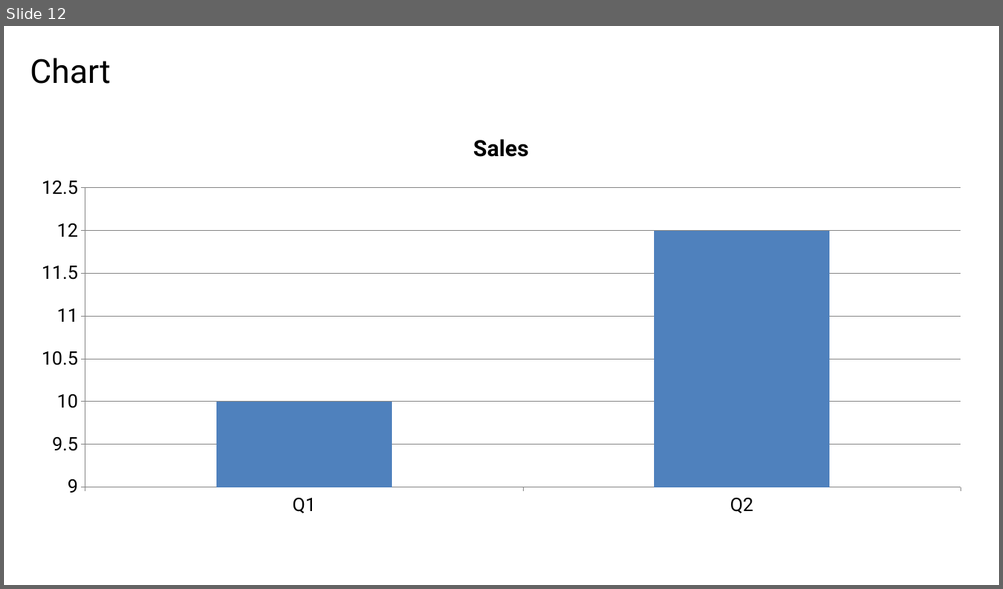
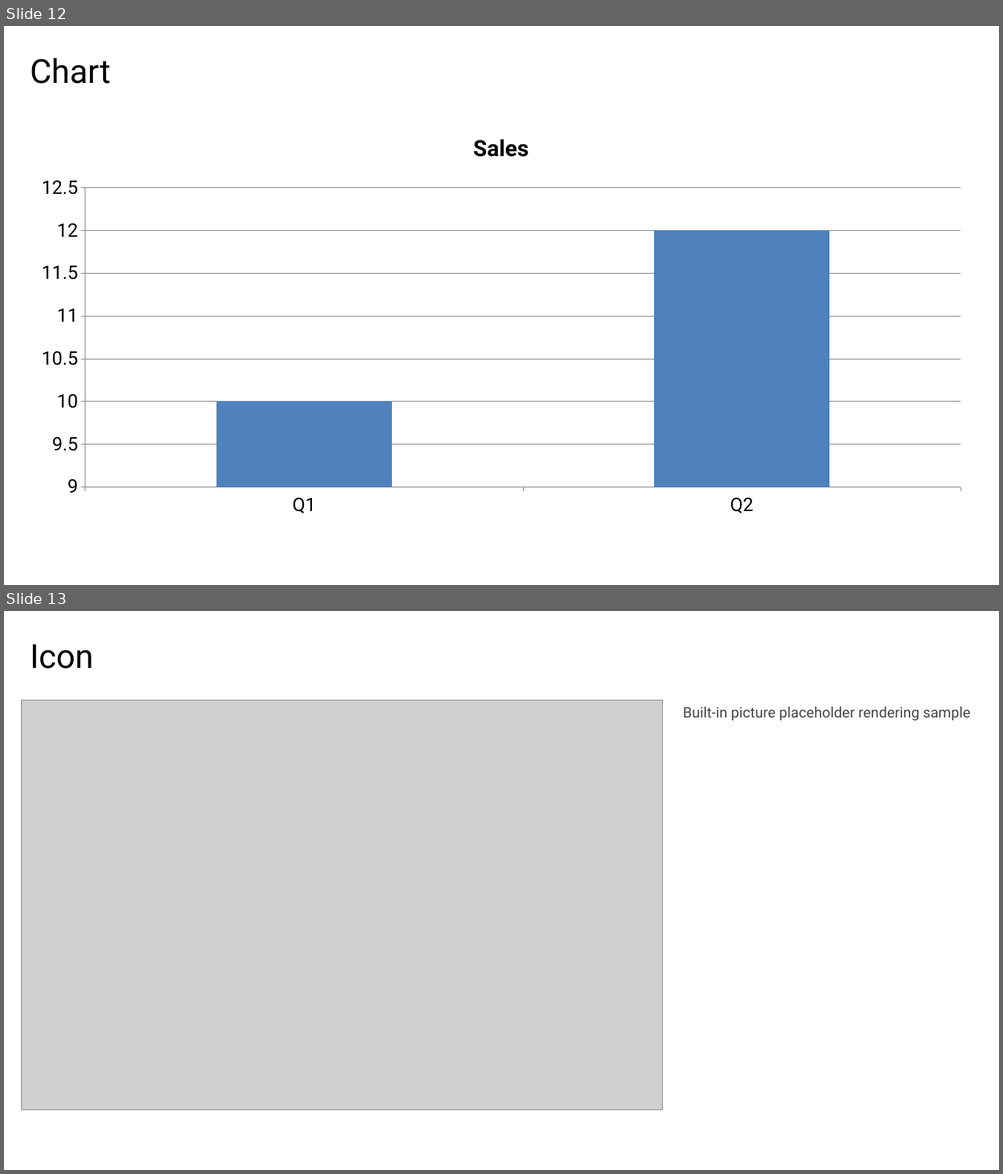
Before and after one commit to ymuichiro/pptx-parser-for-ai, a slide deck: examples/review/sample-deck.generated.pptx. Shown one above the other, each under a label of ours: slide 12 before the commit, slides 12 and 13 after it. The pictures are 1003x589 and 1003x1174 pixels, drawn with LibreOffice and Linux fonts; fonts in the diff are those of the drawing; grey boxes stand for pictures. Boxes give left, top, right and bottom in pixels: in the first picture for what was removed or moved away, otherwise in the second. Text is boxed around its words. In the diff, an @@ line names an element or a change of style, - is before the commit and + after.

```diff
--- a/examples/review/sample-deck.generated.pptx
+++ b/examples/review/sample-deck.generated.pptx
@@ slide 13 added at box(4, 611, 999, 1170), background #FFFFFF @@
@@ title added at box(30, 644, 94, 669), 32 pt, text #000000 @@
+Icon
@@ picture added at box(22, 701, 663, 1111) @@
@@ text added at box(683, 706, 970, 721), 14 pt, text #444444 @@
+Built-in picture placeholder rendering sample
```
Also in this commit, not shown: 9 slides changed, 2 other slides added, 3 slides removed, 56 other files.
